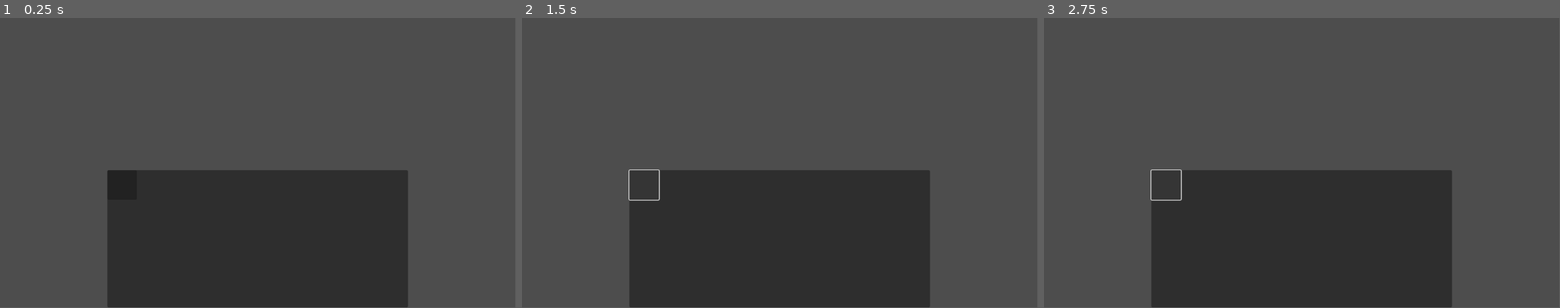
Above: before the commit, frames 1-3 (left to right).
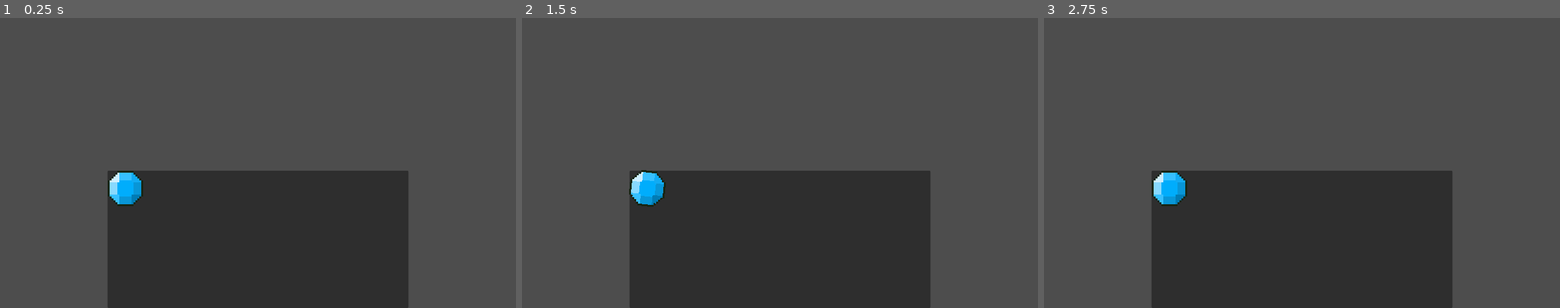
Above: after the commit, the same moments.

Repository: scorpion2000/PirateGameJam-2025
Game: Godot game, scene res://Main/spell_test.tscn
The game is run twice, just before and just after one commit, with the same random seed, the same clock (stepped at 60 frames per second) and the same inputs. The project has no main scene, so this scene is started directly.
Inputs (mouse positions are in pixels of both pictures, inside the frame that each line leads up to):
- Up to frame 1 (0.25 s): no input
- Up to frame 2 (1.5 s): click (645, 186) at 0.52 s; click (645, 189) at 1.27 s
- Up to frame 3 (2.75 s): click (1167, 186) at 2.02 s
In our replay, the window is 799x449 before the commit and 800x450 after it. These sizes can differ from the game's own. Grey fills any space a smaller window leaves; there, only what the larger window draws over its background counts as a difference.

The runs differ from the first frame. In frame 1, 0.8% of the frame differs, in the area x 21-80%, y 52-100%; in frame 2, 0.9%, in the area x 20-80%, y 52-100%; in frame 3, 0.9%.

Commit message:
Gem buttons

Diff:
--- a/Main/spell_test.tscn
+++ b/Main/spell_test.tscn
@@ -1,6 +1,7 @@
-[gd_scene load_steps=2 format=3 uid="uid://d3jlll0lpqj83"]
+[gd_scene load_steps=3 format=3 uid="uid://d3jlll0lpqj83"]
 
 [ext_resource type="Script" path="res://Main/spell_test.gd" id="1_cwvrp"]
+[ext_resource type="PackedScene" uid="uid://bhqlk8ee611vw" path="res://UI/SpellCastingUI/gem_button.tscn" id="2_osnqv"]
 
 [node name="SpellTest" type="Node2D"]
 script = ExtResource("1_cwvrp")
@@ -21,7 +22,5 @@
 grow_horizontal = 2
 grow_vertical = 0
 
-[node name="Button" type="Button" parent="CanvasLayer/Panel"]
+[node name="GemButton" parent="CanvasLayer/Panel" instance=ExtResource("2_osnqv")]
 layout_mode = 0
-offset_right = 66.0
-offset_bottom = 66.0
--- /dev/null
+++ b/UI/SpellCastingUI/blue_gem.tres
@@ -0,0 +1,7 @@
+[gd_resource type="AtlasTexture" load_steps=2 format=3 uid="uid://4je1tc6khmer"]
+
+[ext_resource type="Texture2D" uid="uid://d033tapswhodr" path="res://UI/SpellCastingUI/gems.png" id="1_v65kn"]
+
+[resource]
+atlas = ExtResource("1_v65kn")
+region = Rect2(1, 20, 18, 18)
--- /dev/null
+++ b/UI/SpellCastingUI/gem_button.gd
@@ -0,0 +1,12 @@
+extends Button
+
+
+@onready var texture_rect: TextureRect = $TextureRect
+var tween: Tween
+
+
+func _on_button_down() -> void:
+	tween = get_tree().create_tween()
+	tween.tween_property(texture_rect, "rotation_degrees", 10, 0.2).set_ease(Tween.EASE_IN).set_trans(Tween.TRANS_ELASTIC)
+	tween.tween_property(texture_rect, "rotation_degrees", 0, 0.5).set_ease(Tween.EASE_OUT).set_trans(Tween.TRANS_ELASTIC)
+	tween.bind_node(self)
--- /dev/null
+++ b/UI/SpellCastingUI/gem_button.tscn
@@ -0,0 +1,20 @@
+[gd_scene load_steps=3 format=3 uid="uid://bhqlk8ee611vw"]
+
+[ext_resource type="Script" path="res://UI/SpellCastingUI/gem_button.gd" id="1_pbkbv"]
+[ext_resource type="Texture2D" uid="uid://4je1tc6khmer" path="res://UI/SpellCastingUI/blue_gem.tres" id="2_5tmxm"]
+
+[node name="GemButton" type="Button"]
+self_modulate = Color(1, 1, 1, 0)
+offset_right = 40.0
+offset_bottom = 40.0
+scale = Vector2(2, 2)
+script = ExtResource("1_pbkbv")
+
+[node name="TextureRect" type="TextureRect" parent="."]
+layout_mode = 0
+offset_right = 40.0
+offset_bottom = 40.0
+pivot_offset = Vector2(20, 20)
+texture = ExtResource("2_5tmxm")
+
+[connection signal="button_down" from="." to="." method="_on_button_down"]
--- /dev/null
+++ b/UI/SpellCastingUI/green_gem.tres
@@ -0,0 +1,7 @@
+[gd_resource type="AtlasTexture" load_steps=2 format=3 uid="uid://bbep5mcf7b8g8"]
+
+[ext_resource type="Texture2D" uid="uid://d033tapswhodr" path="res://UI/SpellCastingUI/gems.png" id="1_200ur"]
+
+[resource]
+atlas = ExtResource("1_200ur")
+region = Rect2(20, 1, 18, 18)
--- /dev/null
+++ b/UI/SpellCastingUI/red_gem.tres
@@ -0,0 +1,3 @@
+[gd_resource type="AtlasTexture" format=3 uid="uid://cg2ua61r8grt0"]
+
+[resource]
--- /dev/null
+++ b/UI/SpellCastingUI/yellow_gem.tres
@@ -0,0 +1,7 @@
+[gd_resource type="AtlasTexture" load_steps=2 format=3 uid="uid://b0l35m8anfghp"]
+
+[ext_resource type="Texture2D" uid="uid://d033tapswhodr" path="res://UI/SpellCastingUI/gems.png" id="1_wjh4v"]
+
+[resource]
+atlas = ExtResource("1_wjh4v")
+region = Rect2(1, 1, 18, 18)
--- a/project.godot
+++ b/project.godot
@@ -18,6 +18,10 @@
 
 GlobalSpells="*res://Scripts/Spells/spells.gd"
 
+[display]
+
+window/stretch/mode="canvas_items"
+
 [dotnet]
 
 project/assembly_name="PirateGameJam_1"
Binary file added: UI/SpellCastingUI/gems.png
Not shown, added: UI/SpellCastingUI/gems.png.import
